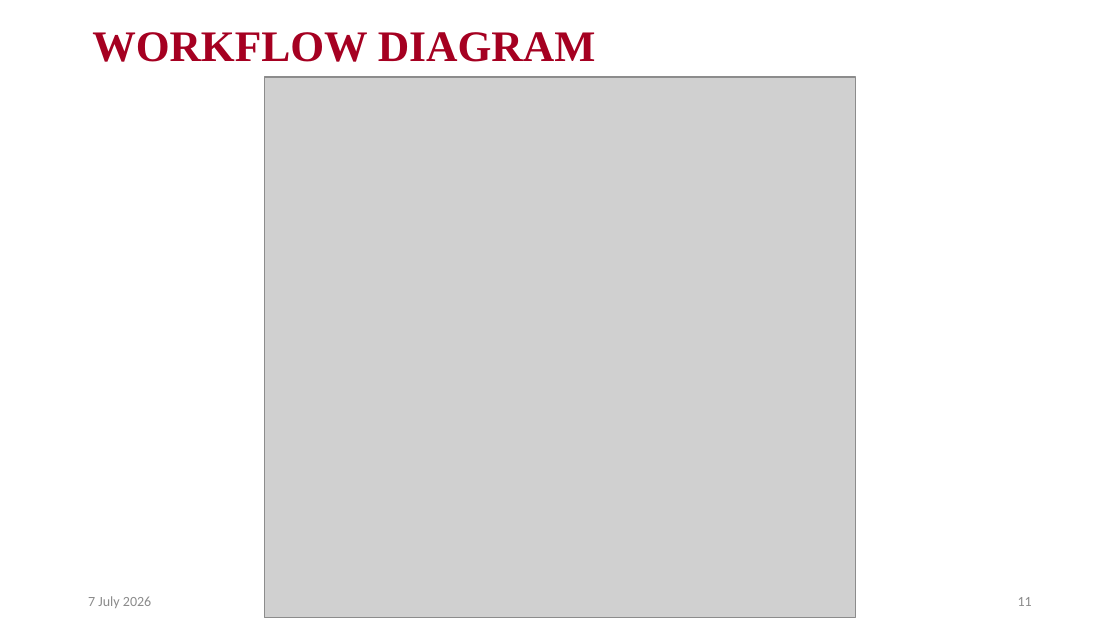
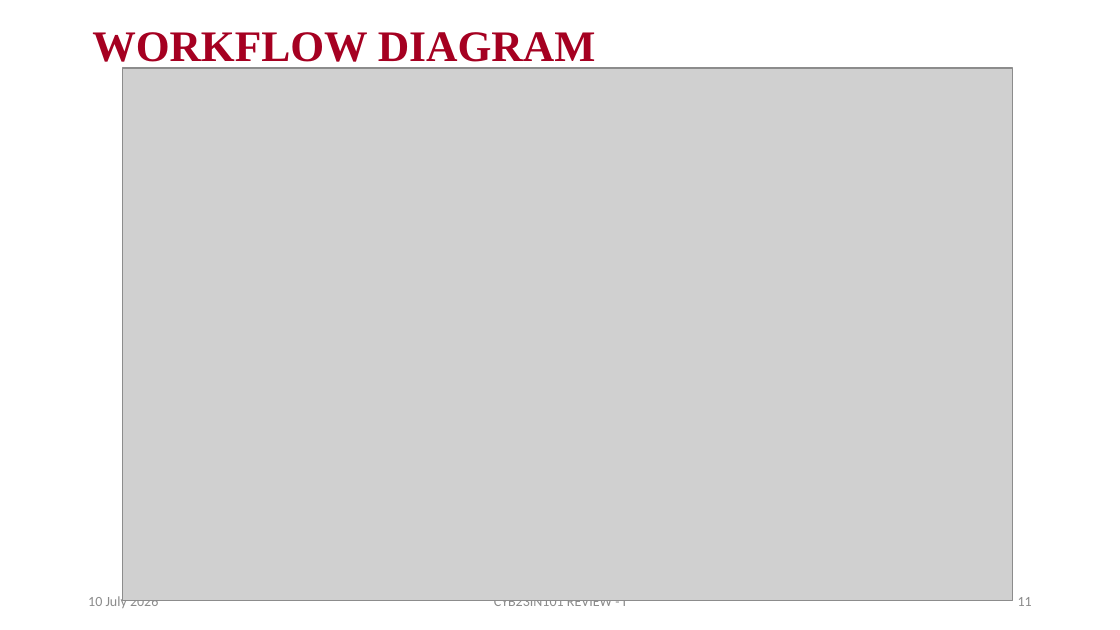
Before and after one commit to Swaminathan8237/NurseQuest, a slide deck: slide 11 of docs/SECOND_REVIEW_FILLED.pptx. Drawn at 1120x630 pixels with LibreOffice and Linux fonts; fonts in the diff are those of the drawing; grey boxes stand for pictures. Boxes give left, top, right and bottom in pixels: in the first picture for what was removed or moved away, otherwise in the second. Text is boxed around its words. In the diff, an @@ line names an element or a change of style, - is before the commit and + after.

```diff
--- a/docs/SECOND_REVIEW_FILLED.pptx
+++ b/docs/SECOND_REVIEW_FILLED.pptx
@@ picture: place and size @@
-picture at (264, 77, 856, 618)
+picture at (122, 68, 1012, 601)
@@ text at (88, 594, 158, 610): text changed @@
-7 July 2026
+10 July 2026
@@ text added at (494, 600, 627, 610), 9 pt, text #8C8C8C @@
+CYB23IN101 REVIEW - I
```
Also in this commit, not shown: 17 other slides changed, 6 other files.
